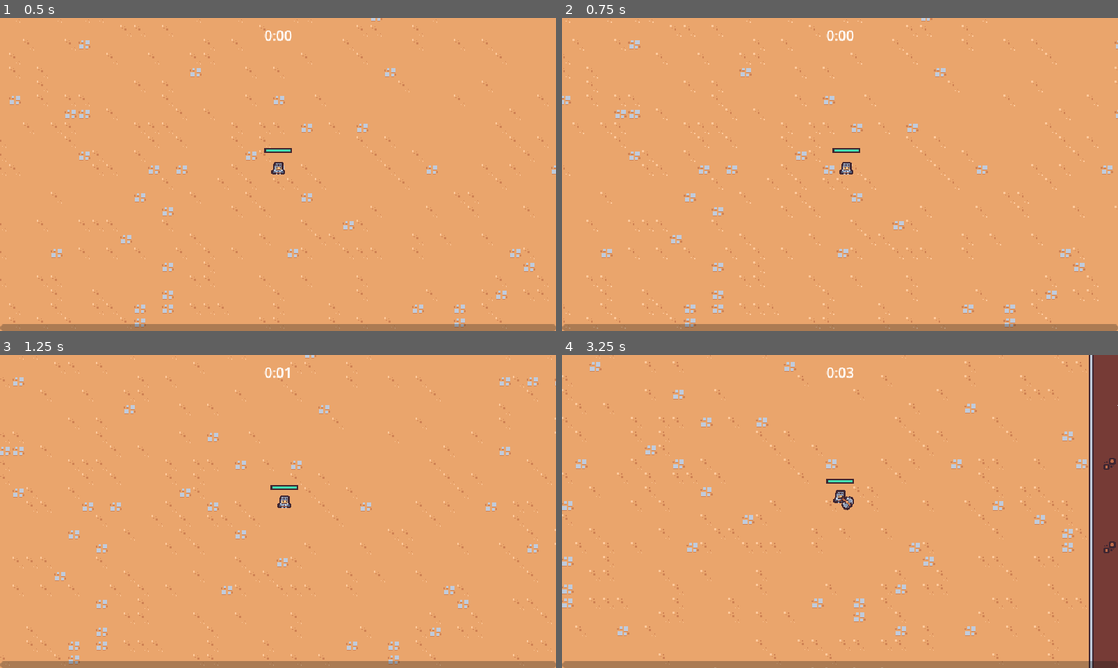
Above: before the commit, frames 1-4 (two rows, left to right).
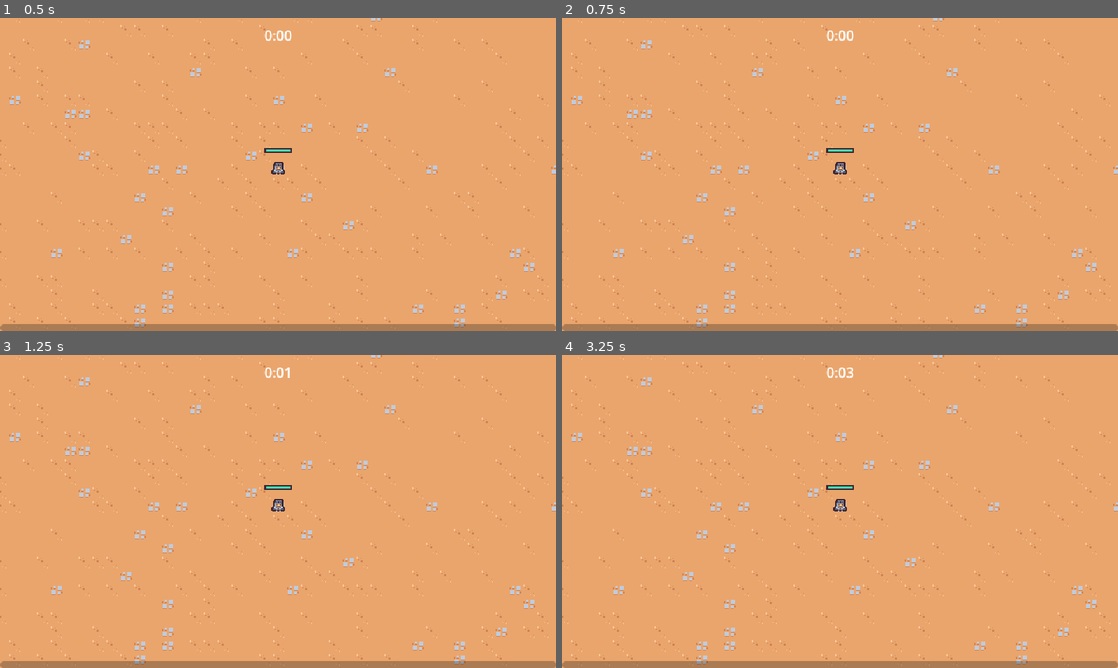
Above: after the commit, the same moments.

Repository: gerthao/SurvivorsGame
Game: Godot game, scene res://scenes/main/main.tscn
The game is run twice, just before and just after one commit, with the same random seed, the same clock (stepped at 60 frames per second) and the same inputs.
Inputs (mouse positions are in pixels of both pictures, inside the frame that each line leads up to):
- Up to frame 1 (0.5 s): no input
- Up to frame 2 (0.75 s): move the mouse to (962, 158) at 0.52 s; press the mouse at (962, 158) at 0.53 s; hold D (move_right) from 0.53 s (still down)
- Up to frame 3 (1.25 s): keep holding D (move_right)
- Up to frame 4 (3.25 s): move the mouse to (728, 527) at 1.27 s; release D (move_right) at 1.28 s; release the mouse at (728, 527) at 1.28 s; hold S (move_down) 1.28-2.03 s; click (728, 527) at 1.35 s; move the mouse to (895, 442) at 2.02 s; press the mouse at (895, 442) at 2.03 s; hold D (move_right) 2.03-2.78 s; move the mouse to (812, 574) at 2.77 s; release the mouse at (812, 574) at 2.78 s; hold W (move_up) from 2.78 s (still down); click (812, 574) at 2.85 s

Frame 1 is identical in both runs. In frame 2, 4.8% of the frame differs, in the area x 0-100%, y 0-100%; in frame 3, 4.6%; in frame 4, 10%.
Error after the commit: Parse Error: Preload file "res://scenes/game_object/basic_enemy/basic_enemy_1.png" does not exist. (res://scenes/game_object/basic_enemy/basic_enemy.gd:11)

Commit message:
added limits to quantity of certain abilities, added moving animations to player and enemies.

Diff:
--- a/resources/upgrades/ability_upgrade.gd
+++ b/resources/upgrades/ability_upgrade.gd
@@ -2,5 +2,6 @@
 class_name AbilityUpgrade
 
 @export var id: String
+@export var max_quantity: int = 0
 @export var name: String
 @export_multiline var description: String
--- a/resources/upgrades/sword_rate.tres
+++ b/resources/upgrades/sword_rate.tres
@@ -1,9 +1,10 @@
-[gd_resource type="Resource" load_steps=2 format=3 uid="uid://b1oabcpxvvj8e"]
+[gd_resource type="Resource" script_class="AbilityUpgrade" load_steps=2 format=3 uid="uid://b1oabcpxvvj8e"]
 
 [ext_resource type="Script" path="res://resources/upgrades/ability_upgrade.gd" id="1_ea5ah"]
 
 [resource]
 script = ExtResource("1_ea5ah")
 id = "sword_rate"
+max_quantity = 5
 name = "Sword Quickness"
 description = "Increases sword attack rate by 10%."
--- a/scenes/abillity/axe_ability/axe_ability.gd
+++ b/scenes/abillity/axe_ability/axe_ability.gd
@@ -18,9 +18,8 @@
 	var current_direction = base_rotation.rotated(rotations * TAU)
 	var rotation_percent  = rotations / 2
 	var current_radius    = rotation_percent * BASE_RADIUS
-	var root_position     = get_axe_position()
 
-	global_position = root_position + (current_direction * current_radius)
+	global_position = get_axe_position() + (current_direction * current_radius)
 
 
 func get_axe_position() -> Vector2:
--- a/scenes/abillity/axe_ability/axe_ability.tscn
+++ b/scenes/abillity/axe_ability/axe_ability.tscn
@@ -3,6 +3,21 @@
 [ext_resource type="Script" path="res://scenes/abillity/axe_ability/axe_ability.gd" id="1_64rk4"]
 [ext_resource type="Texture2D" uid="uid://bw0j7fsrdv4ed" path="res://scenes/abillity/axe_ability/axe_ability.png" id="1_ieigt"]
 [ext_resource type="PackedScene" uid="uid://boeso2vhijqmt" path="res://scenes/component/hitbox_component/hitbox_component.tscn" id="3_3tje5"]
+
+[sub_resource type="Animation" id="Animation_y14l3"]
+length = 0.001
+tracks/0/type = "value"
+tracks/0/imported = false
+tracks/0/enabled = true
+tracks/0/path = NodePath("Sprite2D:rotation")
+tracks/0/interp = 1
+tracks/0/loop_wrap = true
+tracks/0/keys = {
+"times": PackedFloat32Array(0),
+"transitions": PackedFloat32Array(1),
+"update": 0,
+"values": [0.0]
+}
 
 [sub_resource type="Animation" id="Animation_ixt80"]
 resource_name = "default"
@@ -19,21 +34,6 @@
 "transitions": PackedFloat32Array(1.33, 1),
 "update": 0,
 "values": [0.0, 6.28319]
-}
-
-[sub_resource type="Animation" id="Animation_y14l3"]
-length = 0.001
-tracks/0/type = "value"
-tracks/0/imported = false
-tracks/0/enabled = true
-tracks/0/path = NodePath("Sprite2D:rotation")
-tracks/0/interp = 1
-tracks/0/loop_wrap = true
-tracks/0/keys = {
-"times": PackedFloat32Array(0),
-"transitions": PackedFloat32Array(1),
-"update": 0,
-"values": [0.0]
 }
 
 [sub_resource type="AnimationLibrary" id="AnimationLibrary_2q4kv"]
--- a/scenes/abillity/axe_ability_controller/axe_ability_controller.gd
+++ b/scenes/abillity/axe_ability_controller/axe_ability_controller.gd
@@ -2,7 +2,7 @@
 class_name AxeAbilityController
 
 const provider = preload("res://utility/providers/node_provider.gd")
-var damage     = 10
+var damage     = 8
 
 @export var axe_ability_scene: PackedScene
 
--- a/scenes/abillity/axe_ability_controller/axe_ability_controller.tscn
+++ b/scenes/abillity/axe_ability_controller/axe_ability_controller.tscn
@@ -1,10 +1,12 @@
-[gd_scene load_steps=2 format=3 uid="uid://waw7cds818ws"]
+[gd_scene load_steps=3 format=3 uid="uid://waw7cds818ws"]
 
 [ext_resource type="Script" path="res://scenes/abillity/axe_ability_controller/axe_ability_controller.gd" id="1_4wdb4"]
+[ext_resource type="PackedScene" uid="uid://3fntfqk3oltl" path="res://scenes/abillity/axe_ability/axe_ability.tscn" id="2_c7ysy"]
 
 [node name="AxeAbilityController" type="Node"]
 script = ExtResource("1_4wdb4")
+axe_ability_scene = ExtResource("2_c7ysy")
 
 [node name="Timer" type="Timer" parent="."]
-wait_time = 3.0
+wait_time = 4.5
 autostart = true
--- a/scenes/abillity/sword_ability_controller/sword_ability_controller.gd
+++ b/scenes/abillity/sword_ability_controller/sword_ability_controller.gd
@@ -11,7 +11,7 @@
 var damage = 5
 var base_wait_time: float
 
-# Called when the node enters the scene tree for the first time.
+
 func _ready():
 	base_wait_time = $Timer.wait_time
 	$Timer.timeout.connect(on_timer_timeout)
--- a/scenes/game_object/basic_enemy/basic_enemy.gd
+++ b/scenes/game_object/basic_enemy/basic_enemy.gd
@@ -4,10 +4,19 @@
 const player_util = preload("res://utility/player_utilty/player_utility.gd")
 const BASE_SPEED = 40
 @onready var health_component: HealthComponent = $HealthComponent
+@onready var visuals: Node2D                   = $Visuals
+@onready var sprite: Sprite2D                  = $Visuals/Sprite2D
+@onready var animation_player: AnimationPlayer = $AnimationPlayer
+@onready var sprite_texture = [
+	preload("res://scenes/game_object/basic_enemy/basic_enemy_1.png"),
+	preload("res://scenes/game_object/basic_enemy/basic_enemy_2.png")
+].pick_random()
 
 
 func _process(delta):
+	sprite.texture = sprite_texture
 	var direction = get_direction_to_player()
+	update_sprite(direction)
 	velocity = direction * BASE_SPEED
 	move_and_slide()
 
@@ -16,3 +25,13 @@
 	return player_util.find_player(self).fold(Vector2.ZERO, func(p):
 		return (p.global_position - global_position).normalized()
 	)
+
+
+func update_sprite(direction: Vector2) -> void:
+	if direction == Vector2.ZERO:
+		animation_player.play("RESET")
+		return
+
+	var move_sign = sign(direction.x)
+	animation_player.play("move")
+	visuals.scale = Vector2(-sign(direction.x), 1)
--- a/scenes/game_object/basic_enemy/basic_enemy.tscn
+++ b/scenes/game_object/basic_enemy/basic_enemy.tscn
@@ -1,10 +1,73 @@
-[gd_scene load_steps=8 format=3 uid="uid://bq20lkwlllvw1"]
+[gd_scene load_steps=11 format=3 uid="uid://c333nra1suppv"]
 
 [ext_resource type="Script" path="res://scenes/game_object/basic_enemy/basic_enemy.gd" id="1_5mma5"]
-[ext_resource type="Texture2D" uid="uid://sajxk4x7kmxh" path="res://scenes/game_object/basic_enemy/basic_enemy.png" id="1_wl1u2"]
 [ext_resource type="PackedScene" uid="uid://c8yu5icorxhri" path="res://scenes/component/health_component/health_component.tscn" id="2_2kgev"]
 [ext_resource type="PackedScene" uid="uid://skn86v1fg2c0" path="res://scenes/component/vial_drop_component/vial_drop_component.tscn" id="3_huh1j"]
 [ext_resource type="PackedScene" uid="uid://bw0u0v05aqcqw" path="res://scenes/component/hurtbox_component/hurtbox_component.tscn" id="4_6gwpn"]
+[ext_resource type="Texture2D" uid="uid://sajxk4x7kmxh" path="res://scenes/game_object/basic_enemy/basic_enemy_1.png" id="5_skhmp"]
+
+[sub_resource type="Animation" id="Animation_4ersk"]
+resource_name = "move"
+length = 0.4
+loop_mode = 1
+step = 0.05
+tracks/0/type = "value"
+tracks/0/imported = false
+tracks/0/enabled = true
+tracks/0/path = NodePath("Visuals/Sprite2D:position")
+tracks/0/interp = 2
+tracks/0/loop_wrap = true
+tracks/0/keys = {
+"times": PackedFloat32Array(0, 0.1, 0.3),
+"transitions": PackedFloat32Array(0.5, 1, 1),
+"update": 0,
+"values": [Vector2(0, -4), Vector2(-2, -4), Vector2(2, -4)]
+}
+tracks/1/type = "value"
+tracks/1/imported = false
+tracks/1/enabled = true
+tracks/1/path = NodePath("Visuals/Sprite2D:rotation")
+tracks/1/interp = 2
+tracks/1/loop_wrap = true
+tracks/1/keys = {
+"times": PackedFloat32Array(0, 0.1, 0.2, 0.3),
+"transitions": PackedFloat32Array(1, 1, 1, 1),
+"update": 0,
+"values": [0.0, -0.139626, 0.139626, 0.0]
+}
+
+[sub_resource type="Animation" id="Animation_0rqxs"]
+length = 0.001
+tracks/0/type = "value"
+tracks/0/imported = false
+tracks/0/enabled = true
+tracks/0/path = NodePath("Visuals/Sprite2D:position")
+tracks/0/interp = 1
+tracks/0/loop_wrap = true
+tracks/0/keys = {
+"times": PackedFloat32Array(0),
+"transitions": PackedFloat32Array(1),
+"update": 0,
+"values": [Vector2(0, -4)]
+}
+tracks/1/type = "value"
+tracks/1/imported = false
+tracks/1/enabled = true
+tracks/1/path = NodePath("Visuals/Sprite2D:rotation")
+tracks/1/interp = 1
+tracks/1/loop_wrap = true
+tracks/1/keys = {
+"times": PackedFloat32Array(0),
+"transitions": PackedFloat32Array(1),
+"update": 0,
+"values": [0.0]
+}
+
+[sub_resource type="AnimationLibrary" id="AnimationLibrary_0k40s"]
+_data = {
+"RESET": SubResource("Animation_0rqxs"),
+"move": SubResource("Animation_4ersk")
+}
 
 [sub_resource type="CircleShape2D" id="CircleShape2D_5mb1d"]
 radius = 12.0
@@ -18,22 +81,31 @@
 motion_mode = 1
 script = ExtResource("1_5mma5")
 
+[node name="AnimationPlayer" type="AnimationPlayer" parent="."]
+libraries = {
+"": SubResource("AnimationLibrary_0k40s")
+}
+
 [node name="HealthComponent" parent="." instance=ExtResource("2_2kgev")]
 
 [node name="VialDropComponent" parent="." node_paths=PackedStringArray("health_component") instance=ExtResource("3_huh1j")]
 health_component = NodePath("../HealthComponent")
 
 [node name="HurtboxComponent" parent="." node_paths=PackedStringArray("health_component") instance=ExtResource("4_6gwpn")]
+visible = false
 health_component = NodePath("../HealthComponent")
 
 [node name="CollisionShape2D" type="CollisionShape2D" parent="HurtboxComponent"]
 position = Vector2(0, -5)
 shape = SubResource("CircleShape2D_5mb1d")
 
-[node name="Sprite2D" type="Sprite2D" parent="."]
+[node name="Visuals" type="Node2D" parent="."]
+
+[node name="Sprite2D" type="Sprite2D" parent="Visuals"]
 position = Vector2(0, -4)
-texture = ExtResource("1_wl1u2")
+texture = ExtResource("5_skhmp")
 
 [node name="CollisionShape2D" type="CollisionShape2D" parent="."]
+visible = false
 position = Vector2(0, -5)
 shape = SubResource("CircleShape2D_7e04v")
--- a/scenes/game_object/player/player.gd
+++ b/scenes/game_object/player/player.gd
@@ -8,22 +8,22 @@
 @onready var damage_collision_area: Area2D     = $CollisionArea2D
 @onready var health_component: HealthComponent = $HealthComponent
 @onready var health_bar: ProgressBar           = $HealthBar
-@onready var sprite: Sprite2D                  = $Sprite2D
+@onready var visuals: Node2D                   = $Visuals
 @onready var animation_player: AnimationPlayer = $AnimationPlayer
+@onready var abilities: Node                   = $Abilities
 
 var colliding_bodies_count: int = 0
 
 
-# Called when the node enters the scene tree for the first time.
 func _ready():
 	damage_collision_area.body_entered.connect(on_body_entered)
 	damage_collision_area.body_exited.connect(on_body_exited)
 	damage_interval_timer.timeout.connect(on_damage_interval_timeout)
 	health_component.health_changed.connect(on_health_changed)
+	GameEvents.ability_upgrade_added.connect(on_ability_upgrade_added)
 	update_health_bar_display()
 
 
-# Called every frame. 'delta' is the elapsed time since the previous frame.
 func _process(delta):
 	update_player(delta)
 	move_and_slide()
@@ -47,8 +47,13 @@
 
 func update_sprite(direction: Vector2) -> void:
 	if is_moving(direction):
-		sprite.flip_h = direction.x < 0
 		animation_player.play("move")
+	else:
+		animation_player.play("RESET")
+
+	var move_sign = sign(direction.x)
+	if move_sign != 0:
+		visuals.scale = Vector2(move_sign, 1)
 
 
 func update_player(delta) -> void:
@@ -87,3 +92,8 @@
 
 func on_health_changed() -> void:
 	update_health_bar_display()
+
+
+func on_ability_upgrade_added(ability_upgrade: AbilityUpgrade, current_upgrades: Dictionary) -> void:
+	if ability_upgrade is Ability:
+		abilities.add_child((ability_upgrade as Ability).abilty_controller_scene.instantiate())
--- a/scenes/game_object/player/player.tscn
+++ b/scenes/game_object/player/player.tscn
@@ -4,8 +4,6 @@
 [ext_resource type="Script" path="res://scenes/game_object/player/player.gd" id="1_s8s2p"]
 [ext_resource type="PackedScene" uid="uid://b4xmduxkqmnuf" path="res://scenes/abillity/sword_ability_controller/sword_ability_controller.tscn" id="2_dcfv8"]
 [ext_resource type="PackedScene" uid="uid://c8yu5icorxhri" path="res://scenes/component/health_component/health_component.tscn" id="2_o22w5"]
-[ext_resource type="PackedScene" uid="uid://waw7cds818ws" path="res://scenes/abillity/axe_ability_controller/axe_ability_controller.tscn" id="4_pho5b"]
-[ext_resource type="PackedScene" uid="uid://3fntfqk3oltl" path="res://scenes/abillity/axe_ability/axe_ability.tscn" id="5_l6f7j"]
 
 [sub_resource type="Animation" id="Animation_bchy0"]
 resource_name = "move"
@@ -14,7 +12,7 @@
 tracks/0/type = "value"
 tracks/0/imported = false
 tracks/0/enabled = true
-tracks/0/path = NodePath("Sprite2D:position")
+tracks/0/path = NodePath("Visuals/Sprite2D:position")
 tracks/0/interp = 2
 tracks/0/loop_wrap = true
 tracks/0/keys = {
@@ -23,10 +21,115 @@
 "update": 0,
 "values": [Vector2(0, -8), Vector2(0, -12), Vector2(0, -8)]
 }
+tracks/1/type = "value"
+tracks/1/imported = false
+tracks/1/enabled = true
+tracks/1/path = NodePath("Visuals/Sprite2D:rotation")
+tracks/1/interp = 2
+tracks/1/loop_wrap = true
+tracks/1/keys = {
+"times": PackedFloat32Array(0, 0.1, 0.2, 0.25),
+"transitions": PackedFloat32Array(1, 0.707107, 1.51572, 1),
+"update": 0,
+"values": [0.0, 0.174533, -0.0872665, 0.0]
+}
+tracks/2/type = "value"
+tracks/2/imported = false
+tracks/2/enabled = true
+tracks/2/path = NodePath("Visuals/Sprite2D:scale")
+tracks/2/interp = 2
+tracks/2/loop_wrap = true
+tracks/2/keys = {
+"times": PackedFloat32Array(0, 0.25),
+"transitions": PackedFloat32Array(1, 1),
+"update": 0,
+"values": [Vector2(1, 1), Vector2(1, 1)]
+}
+
+[sub_resource type="Animation" id="Animation_li1yj"]
+length = 0.001
+tracks/0/type = "value"
+tracks/0/imported = false
+tracks/0/enabled = true
+tracks/0/path = NodePath("Visuals/Sprite2D:rotation")
+tracks/0/interp = 1
+tracks/0/loop_wrap = true
+tracks/0/keys = {
+"times": PackedFloat32Array(0),
+"transitions": PackedFloat32Array(1),
+"update": 0,
+"values": [0.0]
+}
+tracks/1/type = "value"
+tracks/1/imported = false
+tracks/1/enabled = true
+tracks/1/path = NodePath("Visuals/Sprite2D:scale")
+tracks/1/interp = 1
+tracks/1/loop_wrap = true
+tracks/1/keys = {
+"times": PackedFloat32Array(0),
+"transitions": PackedFloat32Array(1),
+"update": 0,
+"values": [Vector2(1, 1)]
+}
+tracks/2/type = "value"
+tracks/2/imported = false
+tracks/2/enabled = true
+tracks/2/path = NodePath("Visuals/Sprite2D:position")
+tracks/2/interp = 1
+tracks/2/loop_wrap = true
+tracks/2/keys = {
+"times": PackedFloat32Array(0),
+"transitions": PackedFloat32Array(1),
+"update": 0,
+"values": [Vector2(0, -8)]
+}
+
+[sub_resource type="Animation" id="Animation_4j0jk"]
+resource_name = "walk"
+length = 0.45
+tracks/0/type = "value"
+tracks/0/imported = false
+tracks/0/enabled = true
+tracks/0/path = NodePath("Visuals/Sprite2D:position")
+tracks/0/interp = 2
+tracks/0/loop_wrap = true
+tracks/0/keys = {
+"times": PackedFloat32Array(0, 0.1, 0.3),
+"transitions": PackedFloat32Array(1, 1, 1),
+"update": 0,
+"values": [Vector2(0, -8), Vector2(0, -12), Vector2(0, -8)]
+}
+tracks/1/type = "value"
+tracks/1/imported = false
+tracks/1/enabled = true
+tracks/1/path = NodePath("Visuals/Sprite2D:rotation")
+tracks/1/interp = 2
+tracks/1/loop_wrap = true
+tracks/1/keys = {
+"times": PackedFloat32Array(0, 0.1, 0.3, 0.4),
+"transitions": PackedFloat32Array(1, 1, 1, 1),
+"update": 0,
+"values": [0.0, 0.436332, -0.436332, 0.0]
+}
+tracks/2/type = "value"
+tracks/2/imported = false
+tracks/2/enabled = true
+tracks/2/path = NodePath("Visuals/Sprite2D:scale")
+tracks/2/interp = 1
+tracks/2/loop_wrap = true
+tracks/2/keys = {
+"times": PackedFloat32Array(0, 0.1, 0.3, 0.4),
+"transitions": PackedFloat32Array(1, 2.46229, 1, 0.784585),
+"update": 0,
+"values": [Vector2(1, 1), Vector2(0.85, 1.2), Vector2(1.25, 0.85), Vector2(1, 1)]
+}
 
 [sub_resource type="AnimationLibrary" id="AnimationLibrary_fnuvn"]
 _data = {
-"move": SubResource("Animation_bchy0")
+"RESET": SubResource("Animation_li1yj"),
+"move": SubResource("Animation_bchy0"),
+"walk": SubResource("Animation_4j0jk")
 }
 
 [sub_resource type="StyleBoxFlat" id="StyleBoxFlat_p1gq1"]
@@ -53,23 +156,20 @@
 motion_mode = 1
 script = ExtResource("1_s8s2p")
 
+[node name="AnimationPlayer" type="AnimationPlayer" parent="."]
+libraries = {
+"": SubResource("AnimationLibrary_fnuvn")
+}
+
 [node name="HealthComponent" parent="." instance=ExtResource("2_o22w5")]
 
-[node name="AbilityManager" type="Node" parent="."]
-
-[node name="SwordAbilityController" parent="AbilityManager" instance=ExtResource("2_dcfv8")]
-
-[node name="AxeAbilityController" parent="AbilityManager" instance=ExtResource("4_pho5b")]
-axe_ability_scene = ExtResource("5_l6f7j")
+[node name="Abilities" type="Node" parent="."]
+
+[node name="SwordAbilityController" parent="Abilities" instance=ExtResource("2_dcfv8")]
 
 [node name="DamageIntervalTimer" type="Timer" parent="."]
 wait_time = 0.25
 one_shot = true
-
-[node name="AnimationPlayer" type="AnimationPlayer" parent="."]
-libraries = {
-"": SubResource("AnimationLibrary_fnuvn")
-}
 
 [node name="HealthBar" type="ProgressBar" parent="."]
 custom_minimum_size = Vector2(32, 6)
@@ -85,6 +185,7 @@
 show_percentage = false
 
 [node name="PickupArea2D" type="Area2D" parent="."]
+visible = false
 collision_layer = 16
 collision_mask = 0
 
@@ -92,11 +193,15 @@
 position = Vector2(0, -7)
 shape = SubResource("CircleShape2D_5i1xd")
 
-[node name="Sprite2D" type="Sprite2D" parent="."]
+[node name="Visuals" type="Node2D" parent="."]
+position = Vector2(-4.76837e-07, -1.90735e-06)
+
+[node name="Sprite2D" type="Sprite2D" parent="Visuals"]
 position = Vector2(0, -8)
 texture = ExtResource("1_pj6gd")
 
 [node name="CollisionArea2D" type="Area2D" parent="."]
+visible = false
 collision_layer = 0
 collision_mask = 8
 
@@ -105,5 +210,6 @@
 shape = SubResource("CircleShape2D_ov16c")
 
 [node name="CollisionShape2D" type="CollisionShape2D" parent="."]
+visible = false
 position = Vector2(0, -5)
 shape = SubResource("CircleShape2D_extk5")
--- a/scenes/main/main.tscn
+++ b/scenes/main/main.tscn
@@ -12,6 +12,8 @@
 [ext_resource type="PackedScene" uid="uid://cjq7gtyet5s7o" path="res://scenes/manager/experience_manager/experience_manager.tscn" id="4_4qxa0"]
 [ext_resource type="PackedScene" uid="uid://bgf47qtjyvhi8" path="res://scenes/manager/upgrade_manager/upgrade_manager.tscn" id="6_1ydwv"]
 [ext_resource type="PackedScene" uid="uid://cgkvjshbnsj4x" path="res://scenes/ui/upgrade_screen/upgrade_screen.tscn" id="7_r2i7o"]
+[ext_resource type="Resource" uid="uid://b1oabcpxvvj8e" path="res://resources/upgrades/sword_rate.tres" id="9_1fowo"]
+[ext_resource type="Resource" uid="uid://b72v7wo5kjonh" path="res://resources/upgrades/axe.tres" id="10_me764"]
 
 [node name="Node" type="Node"]
 script = ExtResource("1_yvmms")
@@ -31,6 +33,7 @@
 [node name="ExperienceManager" parent="." instance=ExtResource("4_4qxa0")]
 
 [node name="UpgradeManager" parent="." node_paths=PackedStringArray("experience_manager") instance=ExtResource("6_1ydwv")]
+upgrade_pool = Array[Resource("res://resources/upgrades/ability_upgrade.gd")]([ExtResource("9_1fowo"), ExtResource("10_me764")])
 experience_manager = NodePath("../ExperienceManager")
 upgrade_screen_scene = ExtResource("7_r2i7o")
 
--- a/scenes/manager/upgrade_manager/upgrade_manager.gd
+++ b/scenes/manager/upgrade_manager/upgrade_manager.gd
@@ -11,20 +11,6 @@
 	experience_manager.level_up.connect(on_level_up)
 
 
-func on_level_up(current_level: int) -> void:
-	Optional.new(upgrade_pool.pick_random()).for_each(func(upgrade: AbilityUpgrade):
-		var upgrade_screen = upgrade_screen_scene.instantiate()
-		add_child(upgrade_screen)
-		upgrade_screen.set_ability_upgrades([upgrade] as Array[AbilityUpgrade])
-		upgrade_screen.upgrade_selected.connect(on_upgrade_selected)
-	)
-
-
-func on_upgrade_selected(upgrade: AbilityUpgrade) -> void:
-	apply_upgrade(upgrade)
-	GameEvents.emit_ability_upgrade_added(upgrade, current_upgrades)
-
-
 func apply_upgrade(upgrade: AbilityUpgrade) -> void:
 	var has_upgrade = current_upgrades.has(upgrade.id)
 	if !has_upgrade:
@@ -34,3 +20,33 @@
 		}
 	else:
 		current_upgrades[upgrade.id]["quantity"] += 1
+
+	if upgrade.max_quantity > 0 and current_upgrades[upgrade.id]["quantity"] == upgrade.max_quantity:
+		upgrade_pool = upgrade_pool.filter(func(u): return u.id != upgrade.id)
+
+
+func pick_upgrades(count: int) -> Array[AbilityUpgrade]:
+	var chosen_upgrades: Array[AbilityUpgrade]   = []
+	var filtered_upgrades: Array[AbilityUpgrade] = upgrade_pool.duplicate()
+	for i in count:
+		if filtered_upgrades.size() == 0:
+			break
+
+		var chosen_upgrade = filtered_upgrades.pick_random() as AbilityUpgrade
+		chosen_upgrades.append(chosen_upgrade)
+		filtered_upgrades = filtered_upgrades.filter(func (u: AbilityUpgrade):
+			return u.id != chosen_upgrade.id)
+
+	return chosen_upgrades
+
+
+func on_level_up(current_level: int) -> void:
+	var upgrade_screen = upgrade_screen_scene.instantiate()
+	add_child(upgrade_screen)
+	upgrade_screen.set_ability_upgrades(pick_upgrades(2) as Array[AbilityUpgrade])
+	upgrade_screen.upgrade_selected.connect(on_upgrade_selected)
+
+
+func on_upgrade_selected(upgrade: AbilityUpgrade) -> void:
+	apply_upgrade(upgrade)
+	GameEvents.emit_ability_upgrade_added(upgrade, current_upgrades)
Binary file removed: scenes/game_object/basic_enemy/basic_enemy.png
Not shown, removed: scenes/game_object/basic_enemy/basic_enemy.png.import
Not shown: 1 places in scenes/main/main.tscn that only renumber resources
